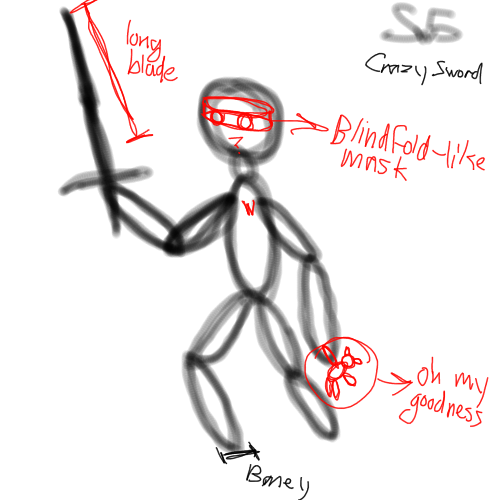
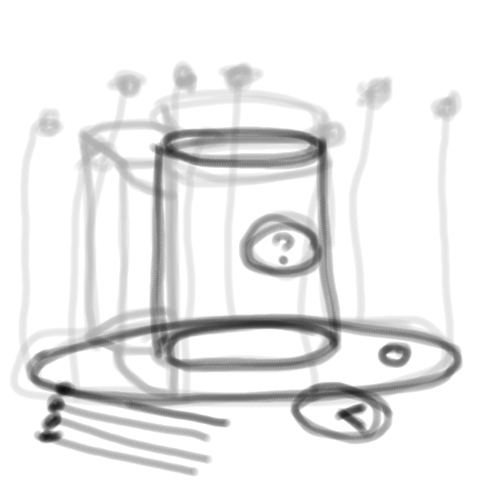
The second (500, 500) image is a revision of the first. Changes to its layers:
hid group "ideas_people" (10 layers) over [9, 0, 489, 500]
hid "swordsman_5", painted on it over [9, 0, 489, 500]
added group "7_progression" with 6 layers in group "ideas_tower" over [9, 0, 489, 500]
added layer "s3_solid" in group "7_progression" over [9, 64, 489, 500]
added layer "s0_base" (32%) in group "7_progression" over [9, 0, 489, 448]
